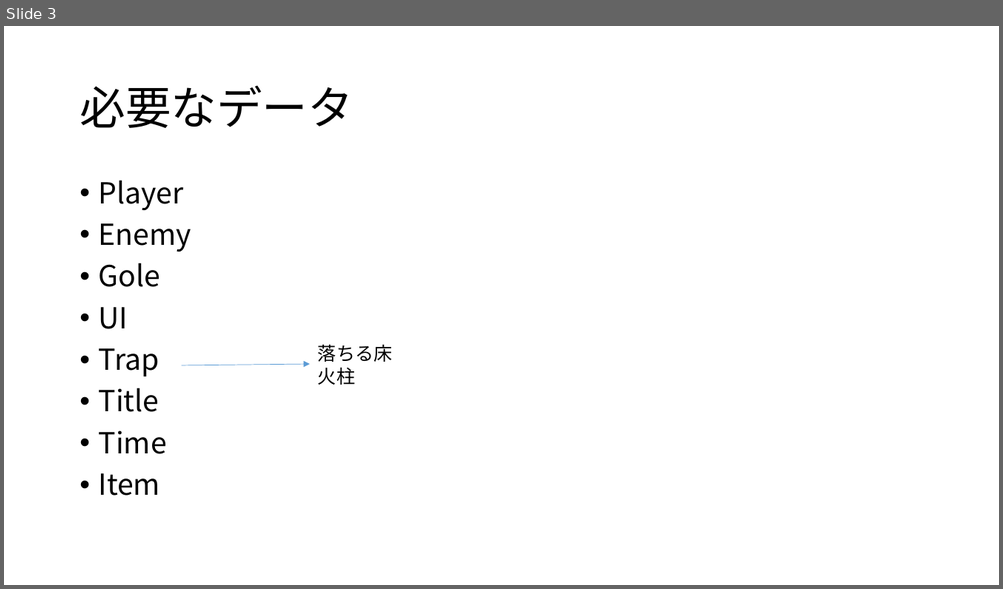
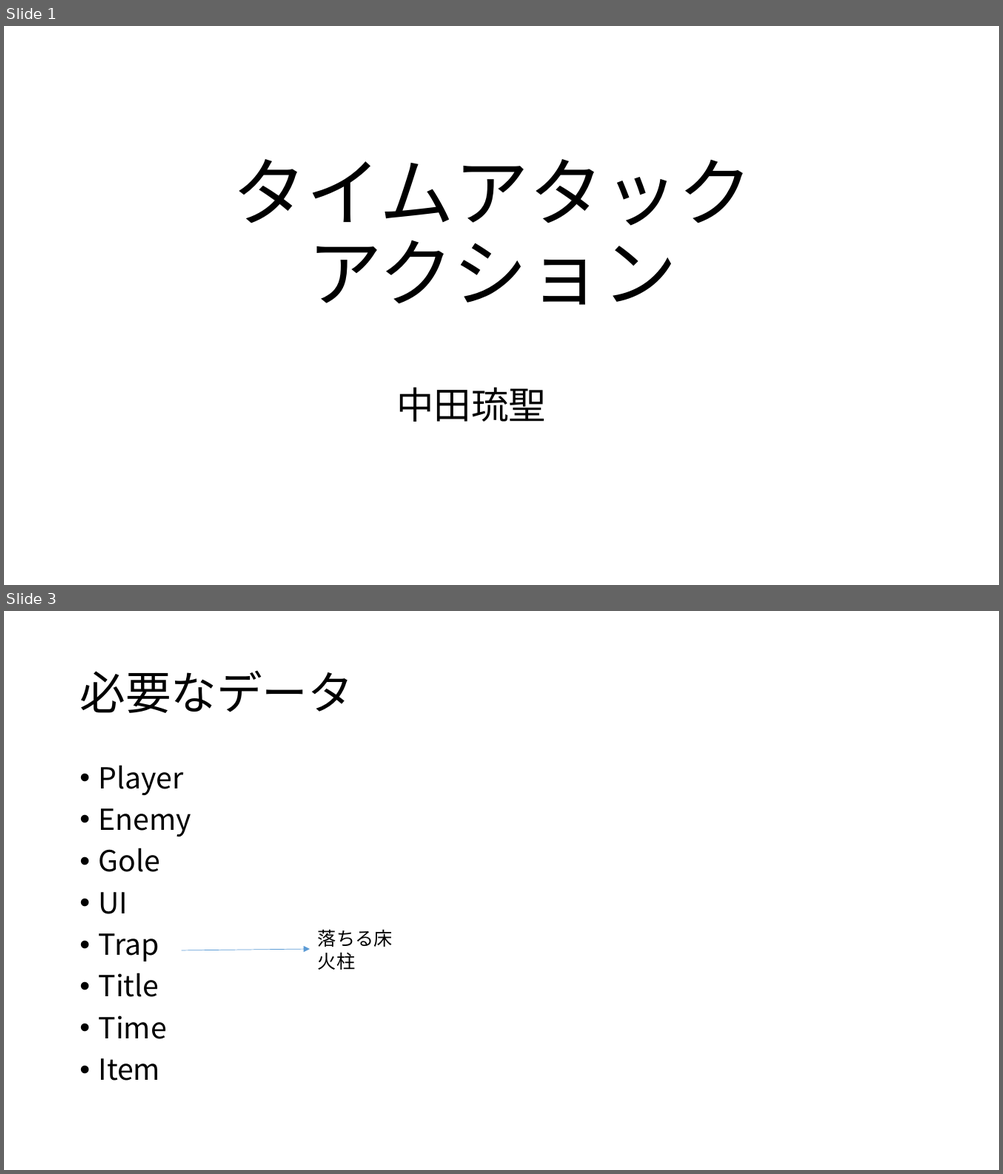
Before and after one commit to rinne-9029/Action1, a slide deck: 個人製作(テーマ・LIFE).pptx. Shown one above the other, each under a label of ours: slide 3 before the commit, slides 1 and 3 after it; the slides between them are not shown. The pictures are 1003x589 and 1003x1174 pixels, drawn with LibreOffice and Linux fonts; fonts in the diff are those of the drawing. Boxes give left, top, right and bottom in pixels: in the first picture for what was removed or moved away, otherwise in the second. Text is boxed around its words. In the diff, an @@ line names an element or a change of style, - is before the commit and + after.

```diff
--- a/個人製作(テーマ・LIFE).pptx
+++ b/個人製作(テーマ・LIFE).pptx
@@ slide 1 added at <box>4,26,999,585</box>, background #FFFFFF @@
@@ title added at <box>232,159,753,305</box>, 72 pt, text #000000 @@
+タイムアタックアクション
@@ text added at <box>396,387,546,422</box>, 36 pt, text #000000 @@
+中田琉聖
```
Also in this commit, not shown: 1 slide changed, 1 slide removed, 16 other files.
